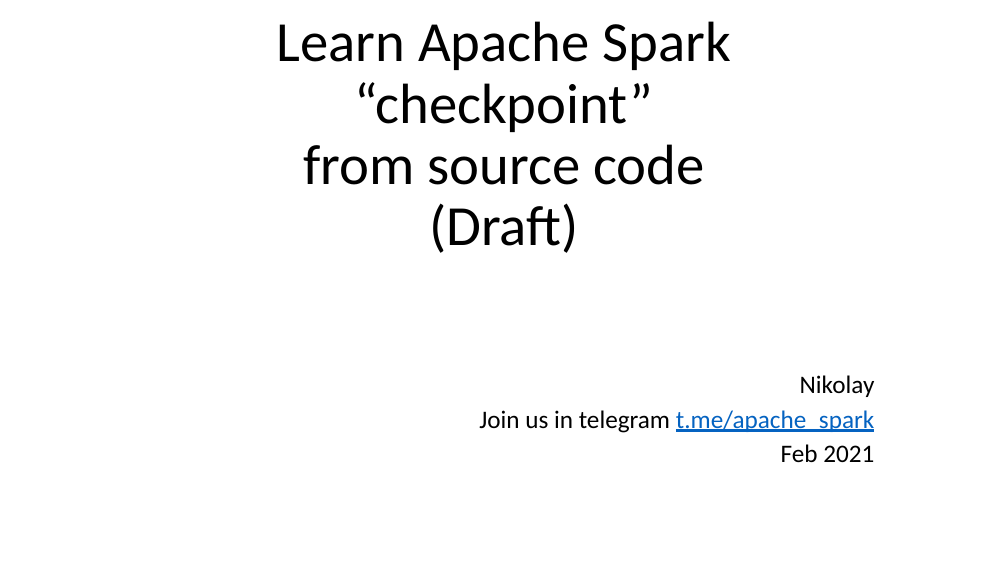
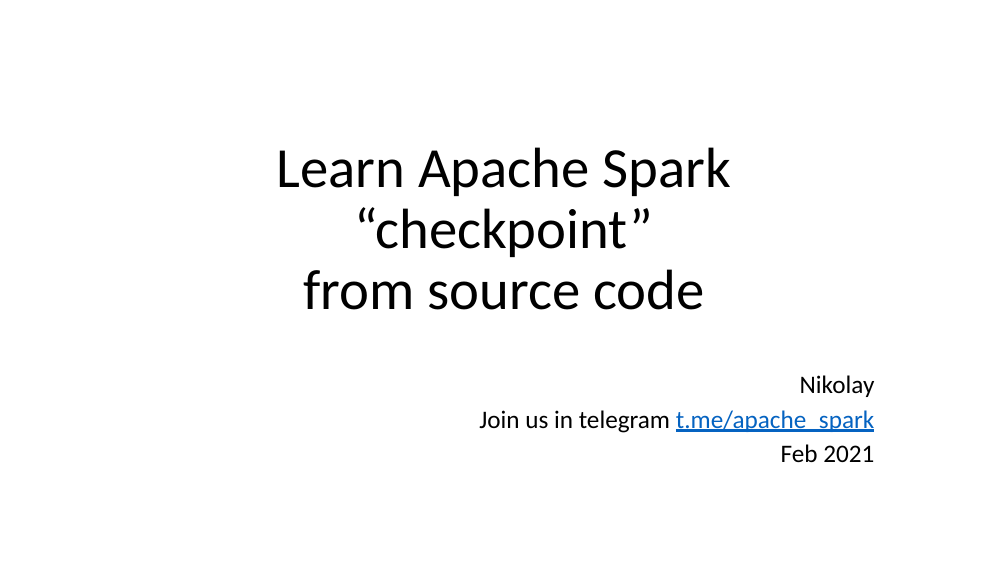
Before and after one commit to nkudinov/apache_spark_pptx, a slide deck: slide 1 of Spark_checkpoint.pptx. Drawn at 1008x567 pixels with LibreOffice and Linux fonts; fonts in the diff are those of the drawing. Boxes give left, top, right and bottom in pixels: in the first picture for what was removed or moved away, otherwise in the second. Text is boxed around its words. In the diff, an @@ line names an element or a change of style, - is before the commit and + after.

Commit message:
add more details about checkpoint

```diff
--- a/Spark_checkpoint.pptx
+++ b/Spark_checkpoint.pptx
@@ title at <box>277,147,731,310</box>: text changed @@
-Learn Apache Spark “checkpoint”
-from source code
-(Draft)
+Learn Apache Spark “checkpoint”
+from source code
```
Also in this commit, not shown: 9 other slides changed.
